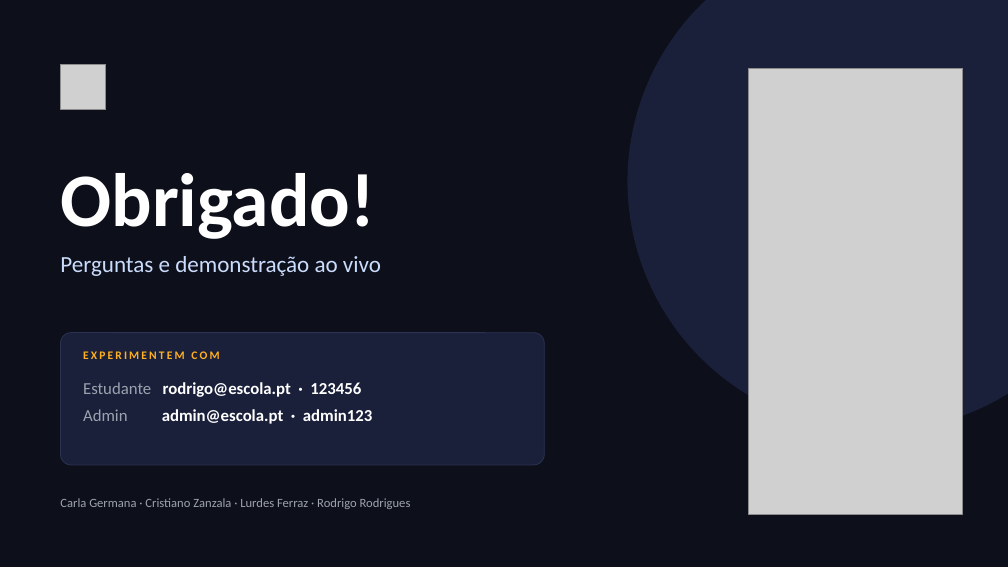
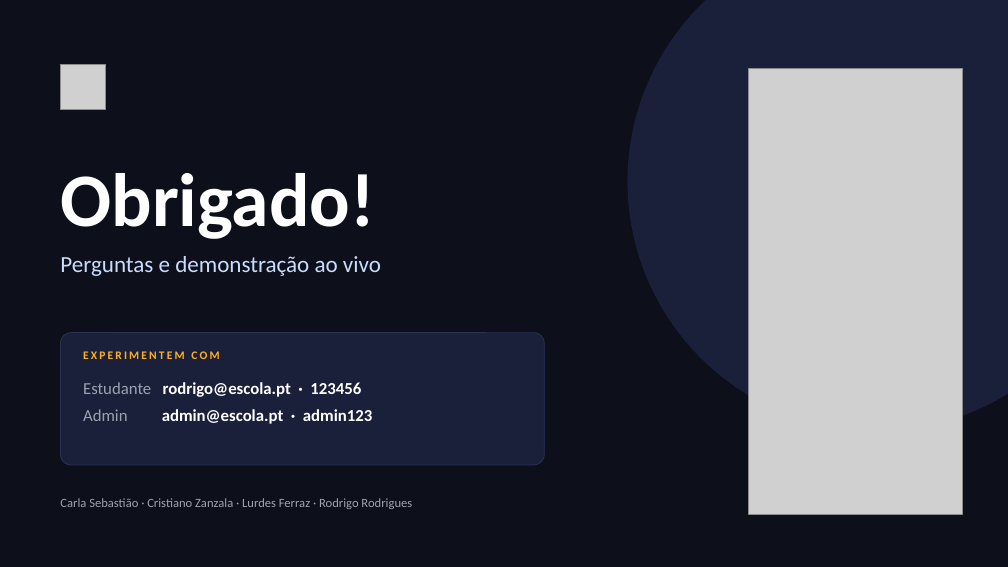
Before and after one commit to Carla-Svbas/G05-MyDay-, a slide deck: slide 16 of G05_MyDay/05_Artefactos/Apresentacoes/apresentacao-02.pptx. Drawn at 1008x567 pixels with LibreOffice and Linux fonts; fonts in the diff are those of the drawing; grey boxes stand for pictures. Boxes give left, top, right and bottom in pixels: in the first picture for what was removed or moved away, otherwise in the second. Text is boxed around its words. In the diff, an @@ line names an element or a change of style, - is before the commit and + after.

```diff
--- a/G05_MyDay/05_Artefactos/Apresentacoes/apresentacao-02.pptx
+++ b/G05_MyDay/05_Artefactos/Apresentacoes/apresentacao-02.pptx
@@ text at (x1=60, y1=498, x2=412, y2=509): text changed @@
-Carla Germana · Cristiano Zanzala · Lurdes Ferraz · Rodrigo Rodrigues
+Carla Sebastião · Cristiano Zanzala · Lurdes Ferraz · Rodrigo Rodrigues
```
Also in this commit, not shown: 1 other slide changed, 1 other file.
